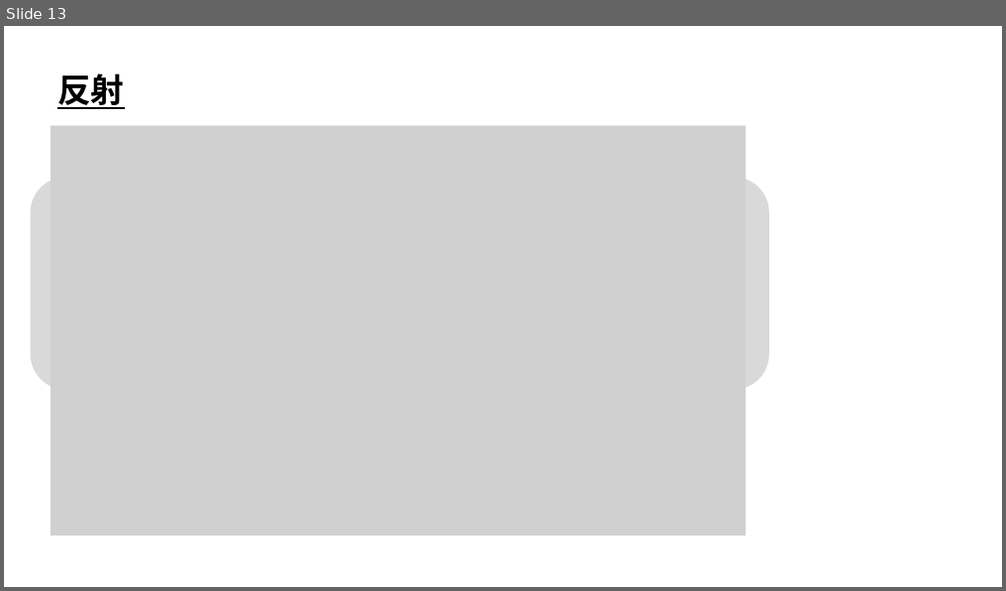
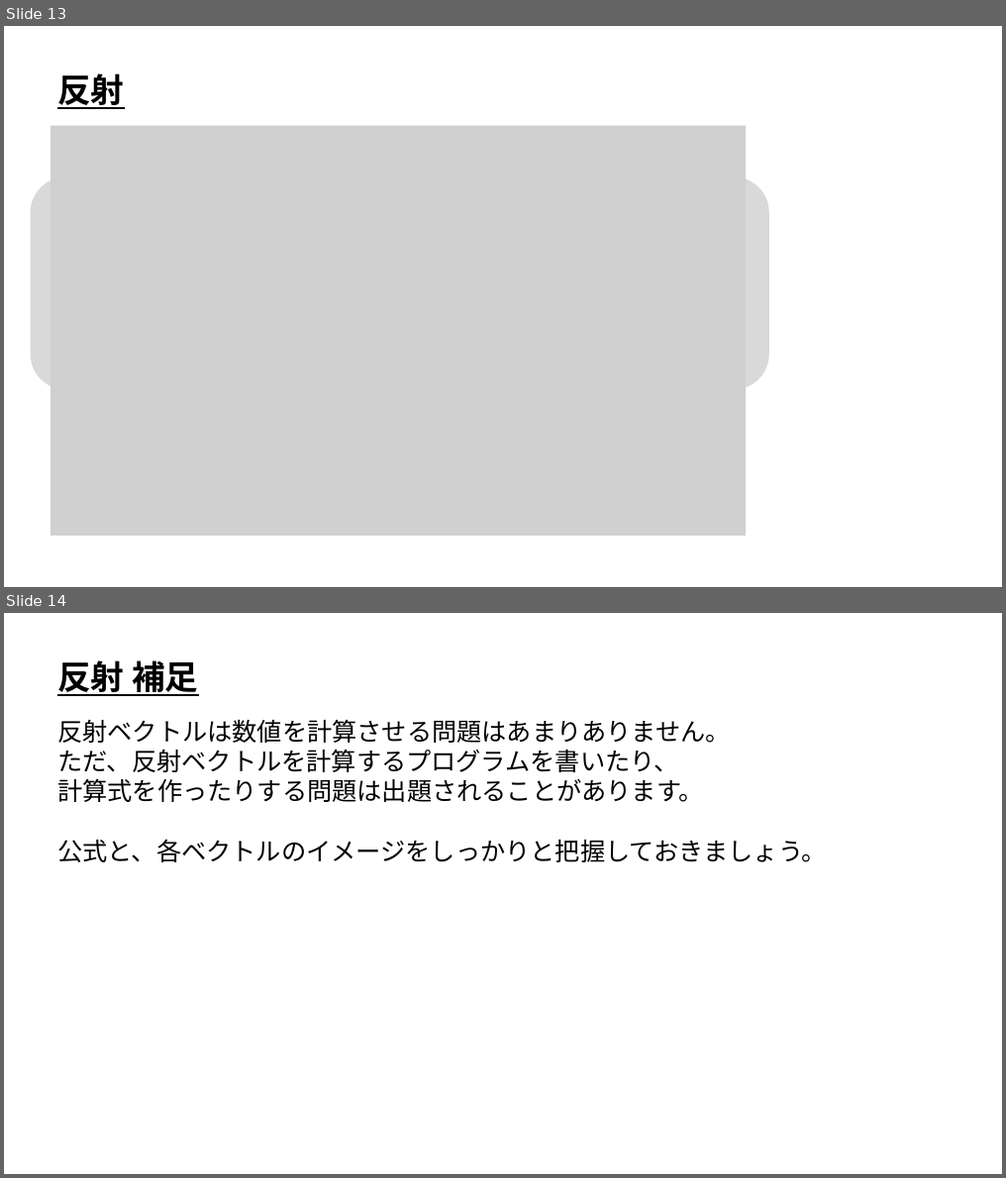
Before and after one commit to ArakiYusuke-Ohara/Textbook, a slide deck: ゲーム科2年/00_前期/ゲーム開発Ⅲ/ゲーム物理学/座学/24_反射.pptx. Shown one above the other, each under a label of ours: slide 13 before the commit, slides 13 and 14 after it. The pictures are 1006x591 and 1006x1178 pixels, drawn with LibreOffice and Linux fonts; fonts in the diff are those of the drawing; grey boxes stand for pictures. Boxes give left, top, right and bottom in pixels: in the first picture for what was removed or moved away, otherwise in the second. Text is boxed around its words. In the diff, an @@ line names an element or a change of style, - is before the commit and + after.

```diff
--- a/ゲーム科2年/00_前期/ゲーム開発Ⅲ/ゲーム物理学/座学/24_反射.pptx
+++ b/ゲーム科2年/00_前期/ゲーム開発Ⅲ/ゲーム物理学/座学/24_反射.pptx
@@ slide 14 added at [4,613,1002,1174], background #FFFFFF @@
@@ text added at [57,661,198,696], 32 pt, text #000000, bold, underline @@
+反射 補足
@@ text added at [57,719,827,862], 24 pt, text #000000 @@
+反射ベクトルは数値を計算させる問題はあまりありません。
+ただ、反射ベクトルを計算するプログラムを書いたり、
+計算式を作ったりする問題は出題されることがあります。
+公式と、各ベクトルのイメージをしっかりと把握しておきましょう。
```
Also in this commit, not shown: 1 other file.
